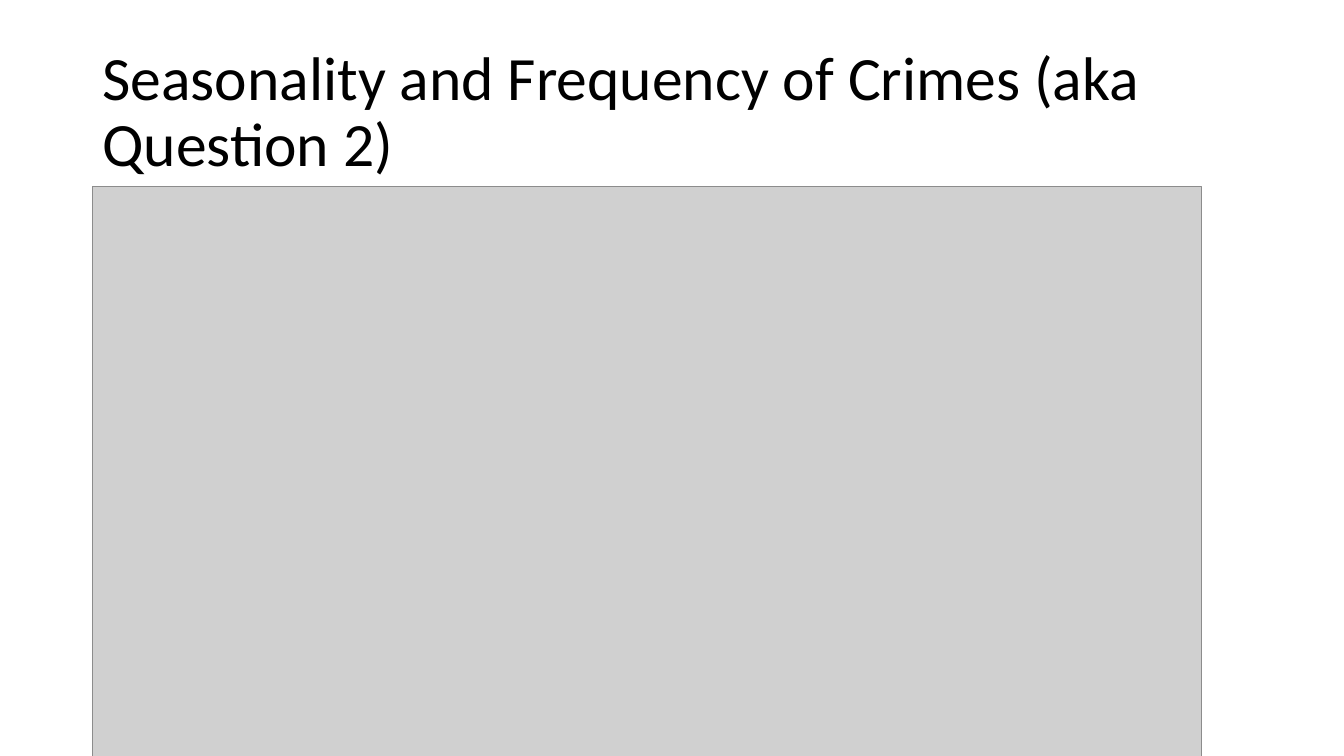
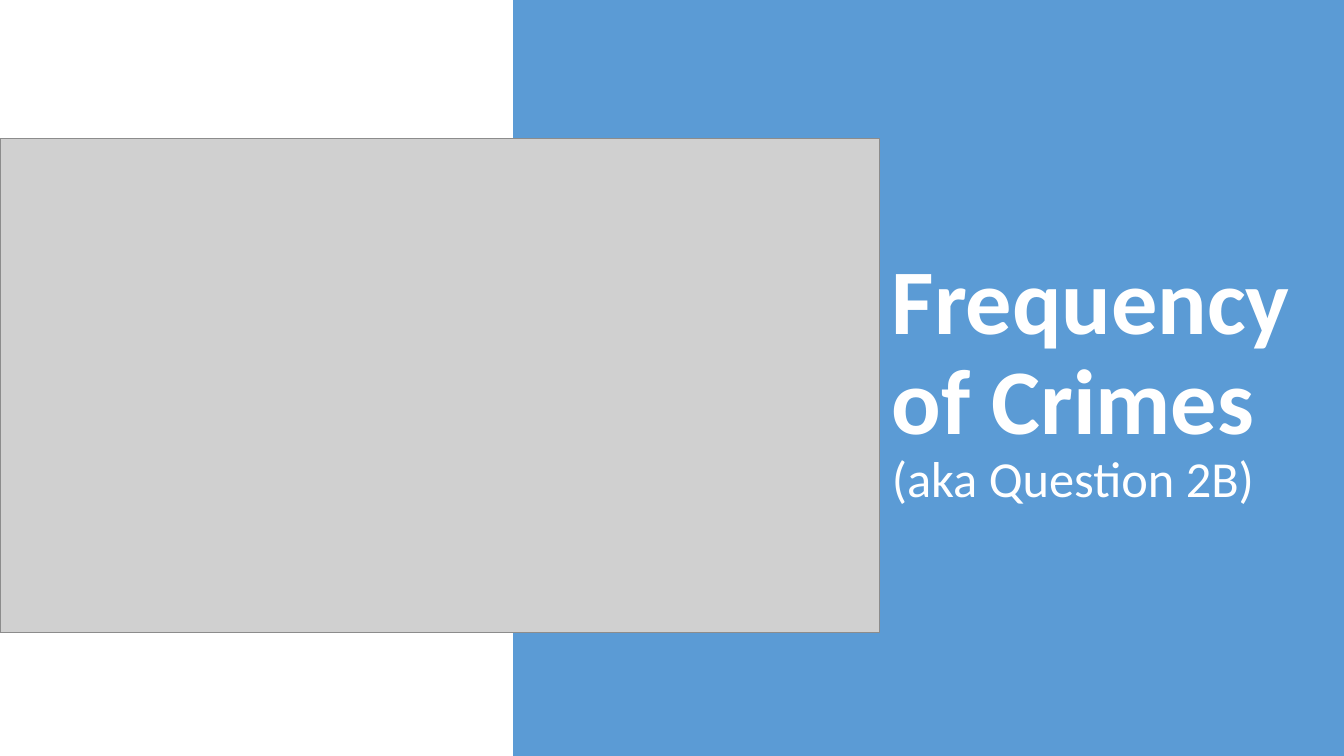
Before and after one commit to neha-nayeem/Project-01, a slide deck: slide 10 of Presentation - Project 01.pptx. Drawn at 1344x756 pixels with LibreOffice and Linux fonts; fonts in the diff are those of the drawing; grey boxes stand for pictures. Boxes give left, top, right and bottom in pixels: in the first picture for what was removed or moved away, otherwise in the second. Text is boxed around its words. In the diff, an @@ line names an element or a change of style, - is before the commit and + after.

```diff
--- a/Presentation - Project 01.pptx
+++ b/Presentation - Project 01.pptx
@@ rectangle added at [513,0,1344,756], fill #5B9BD5 @@
@@ title "Frequency of Crimes (aka Question ..." at [892,274,1290,504]: vertical alignment middle to bottom @@
@@ picture: place and size @@
-picture at [93,187,1202,756]
+picture at [0,138,879,633]
@@ title at [892,274,1290,504]: text changed; size 44 to 66 pt; text colour #000000 to #FFFFFF; bold on @@
-Seasonality and Frequency of Crimes (aka Question 2)
+Frequency of Crimes
+(aka Question 2B)
```
Also in this commit, not shown: 16 other slides changed, 1 slide added, 1 slide removed, 1 other file.
